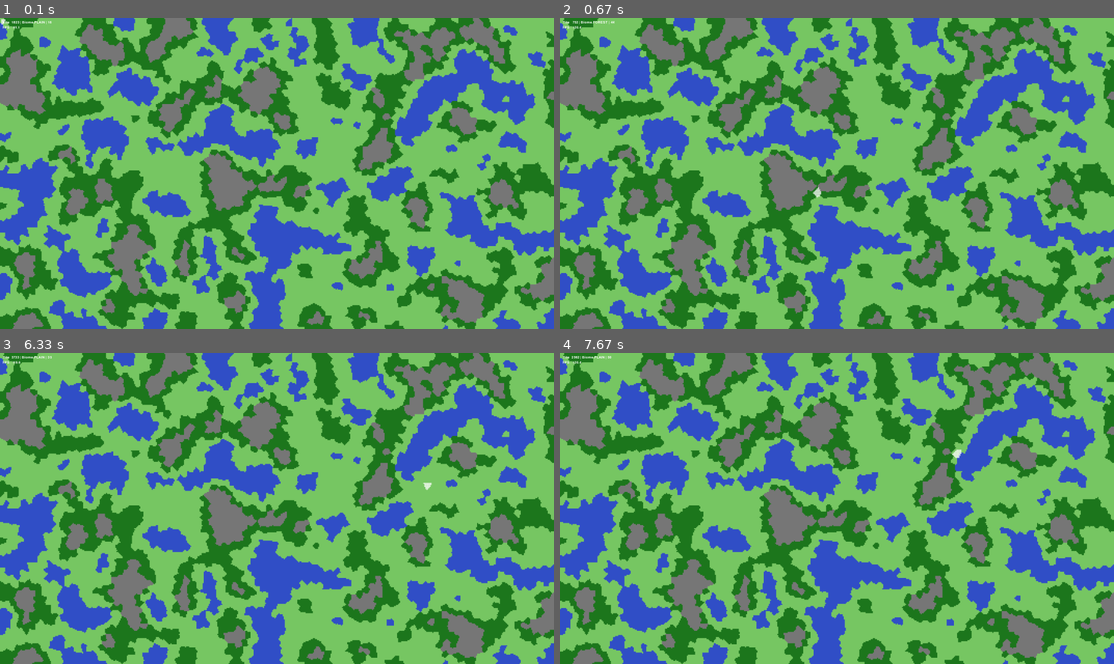
Above: before the commit, frames 1-4 (two rows, left to right).
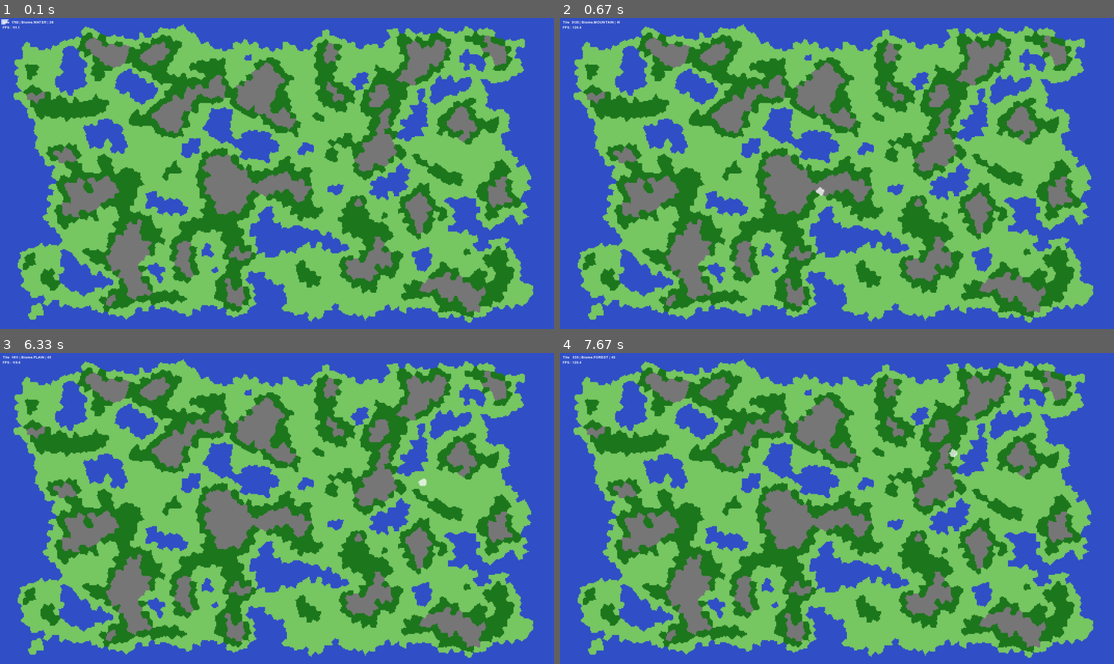
Above: after the commit, the same moments.

Repository: capdevillex/proj_info
Game: pygame game, started from run_project.py
The game is run twice, just before and just after one commit, with the same random seed, the same clock (stepped at 60 frames per second) and the same inputs.
Inputs (mouse positions are in pixels of both pictures, inside the frame that each line leads up to):
- Up to frame 1 (0.1 s): no input
- Up to frame 2 (0.67 s): hold D from 0.33 s (still down); move the mouse to (814, 189) at 0.37 s
- Up to frame 3 (6.33 s): release D at 0.8 s; hold D 0.83-1.3 s; move the mouse to (454, 499) at 0.87 s; hold S 1.33-1.63 s; move the mouse to (144, 511) at 1.37 s; hold D 1.67-2.3 s; move the mouse to (105, 461) at 1.7 s; hold S 2.33-2.7 s; move the mouse to (360, 399) at 2.37 s; hold D 2.73-3.2 s; move the mouse to (343, 536) at 2.77 s; hold D 3.23-3.7 s; move the mouse to (288, 402) at 3.27 s; hold S 3.73-4.03 s; move the mouse to (77, 499) at 3.77 s; hold D 4.07-4.7 s; move the mouse to (282, 539) at 4.1 s; hold S 4.73-5.1 s; move the mouse to (260, 455) at 4.77 s; hold D 5.13-5.6 s; move the mouse to (421, 558) at 5.17 s; hold D 5.63-6.1 s; move the mouse to (188, 405) at 5.67 s; hold S from 6.13 s (still down); move the mouse to (421, 480) at 6.17 s
- Up to frame 4 (7.67 s): release S at 6.43 s; hold D 6.47-7.1 s; move the mouse to (626, 440) at 6.5 s; hold S 7.13-7.5 s; move the mouse to (1036, 483) at 7.17 s; hold D from 7.53 s (still down); move the mouse to (953, 452) at 7.57 s

The runs differ from the first frame. In frame 1, 42% of the frame differs, in the area x 0-100%, y 0-100%; in frame 2, 42%; in frame 3, 42%; in frame 4, 42%.

Commit message:
feat(map): Extract Voronoi correction factor and improve terrain generation
- Extract empirical Voronoi area correction factor (1.556) as module-level constant
- Add validation to Poisson sampling to ensure minimum point generation threshold
- Implement edge gradient effect that creates natural map water-borders and center elevation bias
- Update component reassignment threshold to scale with avg_cells_per_tile parameter
- Include log field in map serialization
- Clarify neighbor adjacency documentation to include diagonal connections
- Improves map generation robustness and visual quality with edge effects

Diff:
--- a/world/map.py
+++ b/world/map.py
@@ -60,6 +60,9 @@
 
 from utils.noise import perlin_noise
 from world.biome import Biome
+
+
+VORONOI_AREA_CORRECTION = 1.556  # facteur de correction empirique
 
 
 class Tile:
@@ -120,9 +123,7 @@
         self.width = width
         self.height = height
         self.avg_cells_per_tile = avg_cells_per_tile
-        _corrected_avg_cells_per_tile = (
-            avg_cells_per_tile / 1.566
-        )  # facteur de correction empirique
+        _corrected_avg_cells_per_tile = avg_cells_per_tile / VORONOI_AREA_CORRECTION
         self.n_points = int(width * height / _corrected_avg_cells_per_tile)
         self.seed = seed
         random.seed(self.seed)
@@ -150,6 +151,7 @@
             "height": self.height,
             "avg_cells_per_tile": self.avg_cells_per_tile,
             "seed": self.seed,
+            "log": self.log,
         }
 
     # PIPELINE GLOBAL
@@ -280,6 +282,10 @@
                 grid[gy][gx] = len(points)
                 points.append((px, py))
 
+        if len(points) < width * height / self.avg_cells_per_tile * 0.7:
+            raise RuntimeError(
+                f"Poisson sampling failed to generate enough points: {len(points)} / {n_points}"
+            )
         return points
 
     def _lloyd_relaxation(self, iterations=2):
@@ -331,6 +337,12 @@
                 n = perlin_noise(
                     x / scale, y / scale, octaves=octaves, lacunarity=1.75, base=self.seed % 255
                 )
+
+                # ajout d'un gradiant négatif qui part des bords de la carte et vers le centre
+                nx = 1 - (2 * x / self.width - 1 + 10**-5) ** 2
+                ny = 1 - (2 * y / self.height - 1 + 10**-5) ** 2
+                deniv = min(math.log(3 * min(nx, ny)), 0.1)
+                n += 0.7 * deniv
 
                 if n < -0.225:
                     self.biomes[y][x] = Biome.WATER
@@ -406,7 +418,7 @@
                 if not visited[y][x]:
                     id_ = self.grid[y][x]
                     comp = flood_fill(x, y, id_)
-                    if len(comp) < 10:
+                    if len(comp) < self.avg_cells_per_tile * 0.3:
                         self._reassign_component(comp)
 
     def _reassign_component(self, comp):
@@ -479,7 +491,8 @@
 
     def _neighbors(self, x, y):
         """
-        Générateur des 8 coordonnées adjacentes à un point.
+        Générateur des 8 coordonnées adjacentes à un point. On considère aussi comme adjacente deux
+        provinces ne partageant qu'un sommet commun.
 
         Args:
             x (int): Coordonnée X d'origine.
